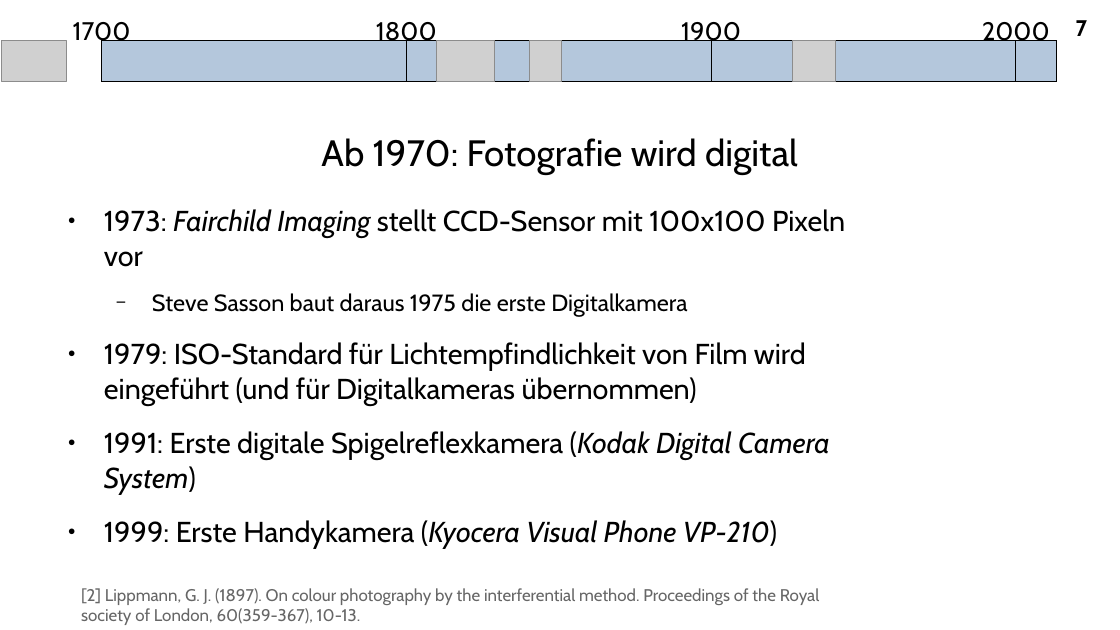
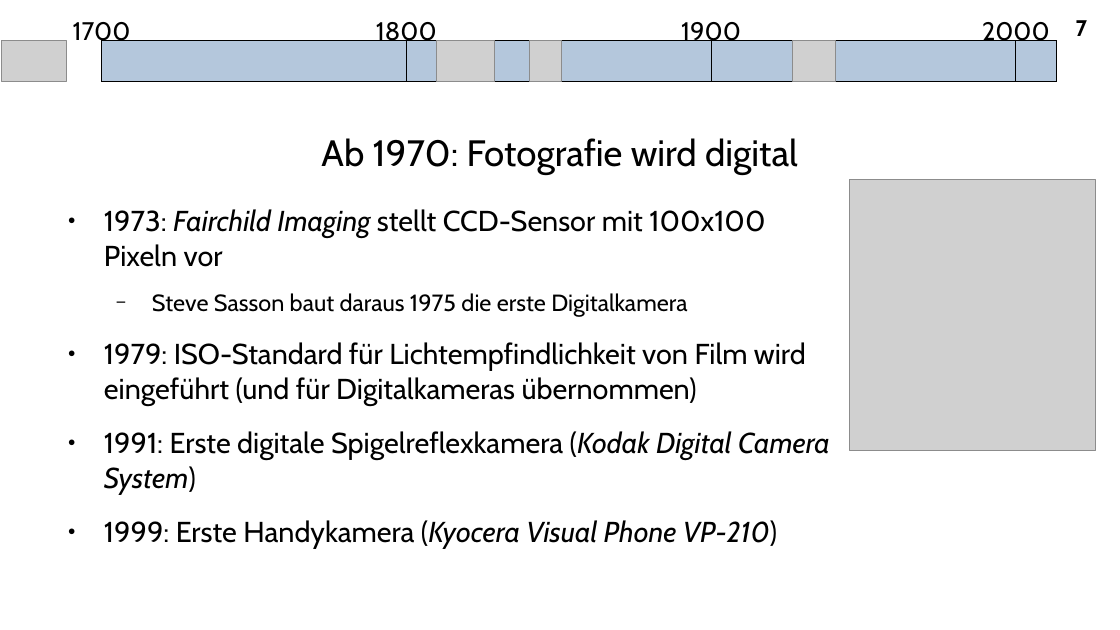
Before and after one commit to A-Schmid/PhotographyCourse, a slide deck: slide 7 of slides_de/history.odp. Drawn at 1120x630 pixels with LibreOffice and Linux fonts; fonts in the diff are those of the drawing; grey boxes stand for pictures. Boxes give left, top, right and bottom in pixels: in the first picture for what was removed or moved away, otherwise in the second. Text is boxed around its words. In the diff, an @@ line names an element or a change of style, - is before the commit and + after.

```diff
--- a/slides_de/history.odp
+++ b/slides_de/history.odp
@@ text "1973: Fairchild Imaging stellt CCD-Sensor ..." rewrapped from box(104, 209, 845, 549) to box(104, 209, 830, 549) @@
@@ picture added at box(851, 180, 1097, 451) @@
@@ text removed at box(81, 588, 820, 625) @@
-[2] Lippmann, G. J. (1897). On colour photography by the interferential method. Proceedings of the Royal society of London, 60(359-367), 10-13.
```
Also in this commit, not shown: 2 slides added, 1 slide removed, 4 other files.
